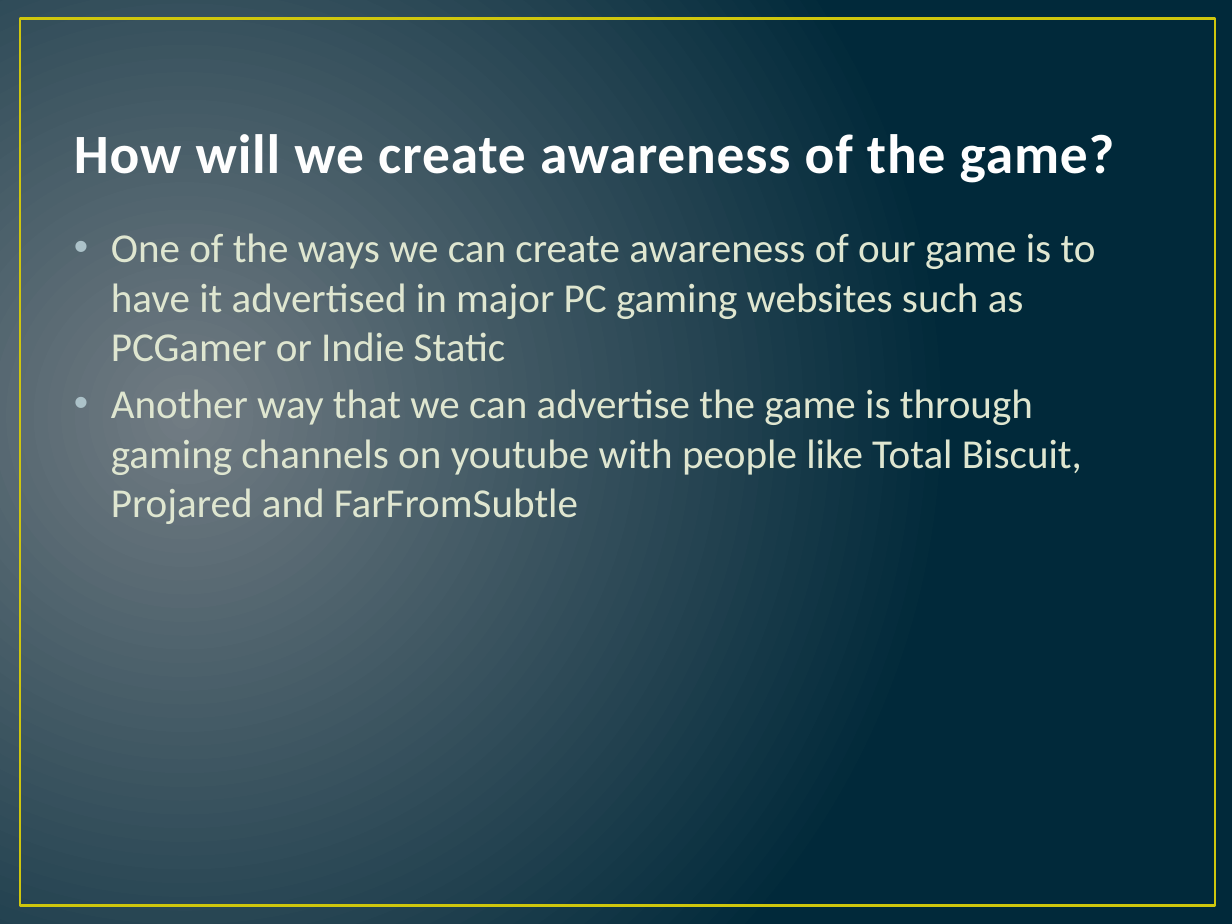
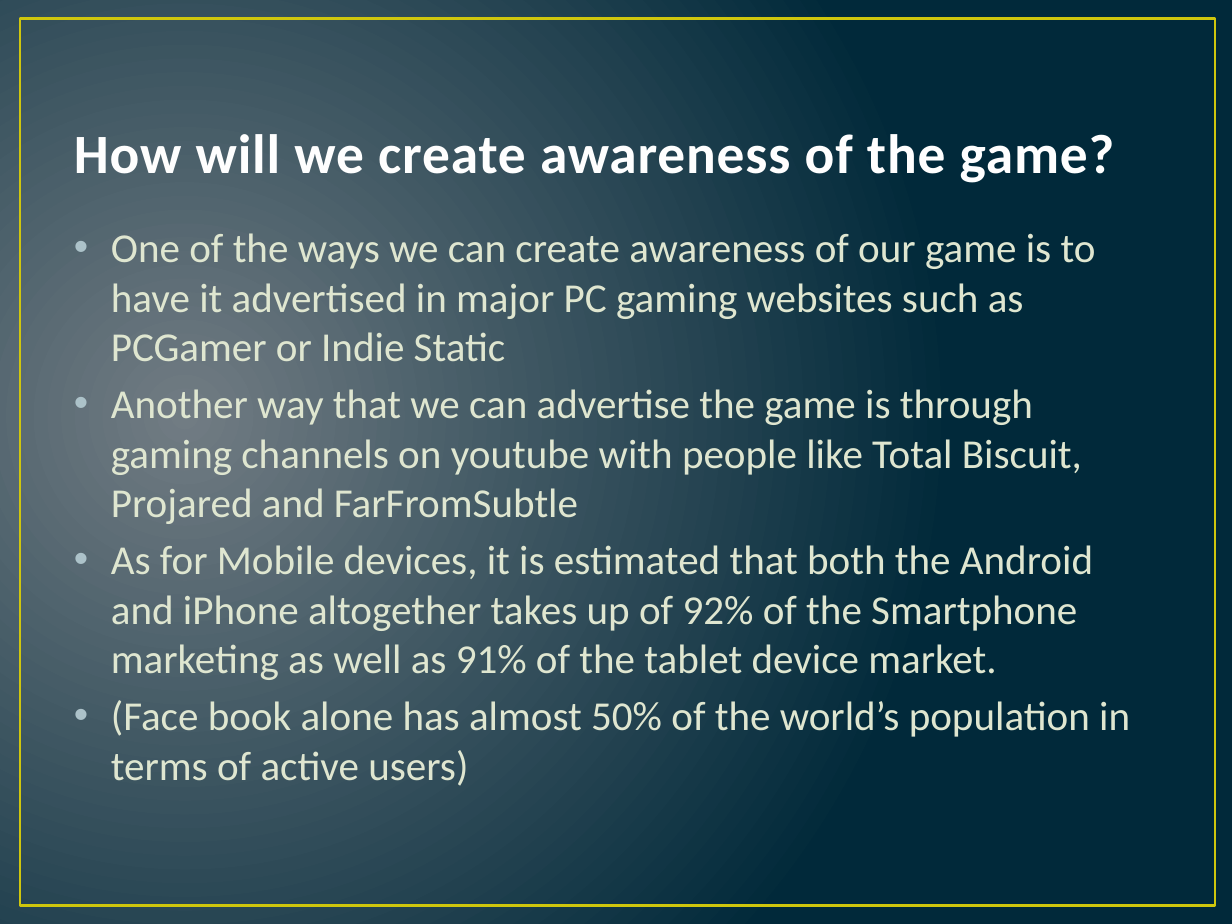
Before and after one commit to Acularius/Pixel-Brother, a slide deck: slide 6 of Assignment/Marketing Presentation/Marketing Presentation Final.pptx. Drawn at 1232x924 pixels with LibreOffice and Linux fonts; fonts in the diff are those of the drawing. Boxes give left, top, right and bottom in pixels: in the first picture for what was removed or moved away, otherwise in the second. Text is boxed around its words. In the diff, an @@ line names an element or a change of style, - is before the commit and + after.

Commit message:
Mobility supprot
Not sure about mobile stuff but I added some stuff thanks to Aaron, plus
I changed the wordings that he messaged me about adding the game to
mobiles

```diff
--- a/Assignment/Marketing Presentation/Marketing Presentation Final.pptx
+++ b/Assignment/Marketing Presentation/Marketing Presentation Final.pptx
@@ text at [111,545,1130,786]: paragraphs added @@
+• As for Mobile devices, it is estimated that both the Android and iPhone altogether takes up of 92% of the Smartphone marketing as well as 91% of the tablet device market.
+• (Face book alone has almost 50% of the world’s population in terms of active users)
```
Also in this commit, not shown: 1 other slide changed, 1 slide added.
